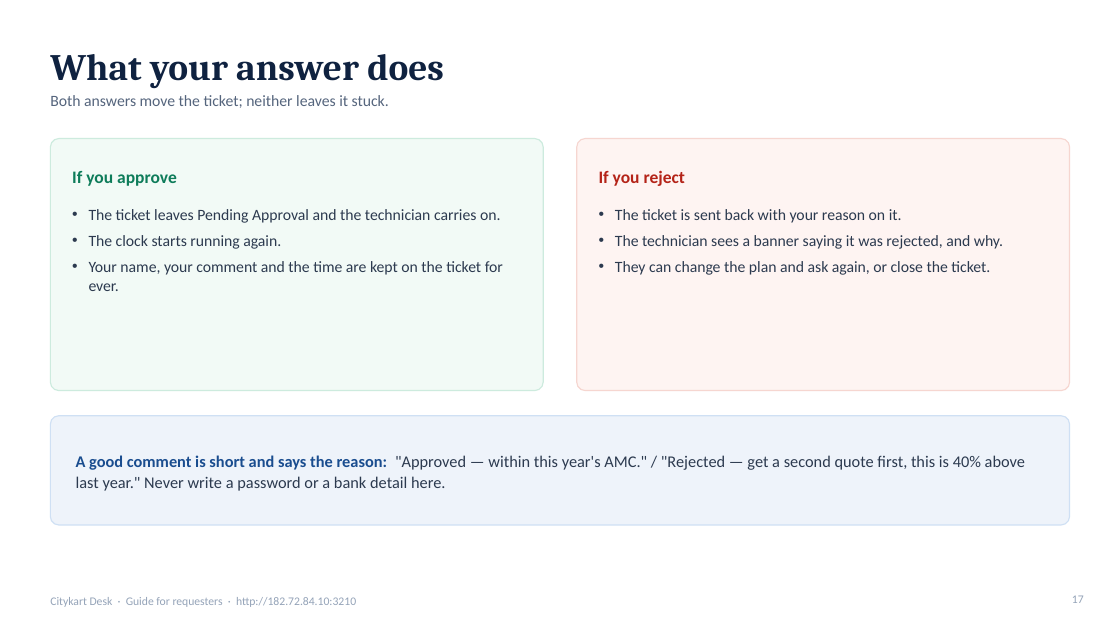
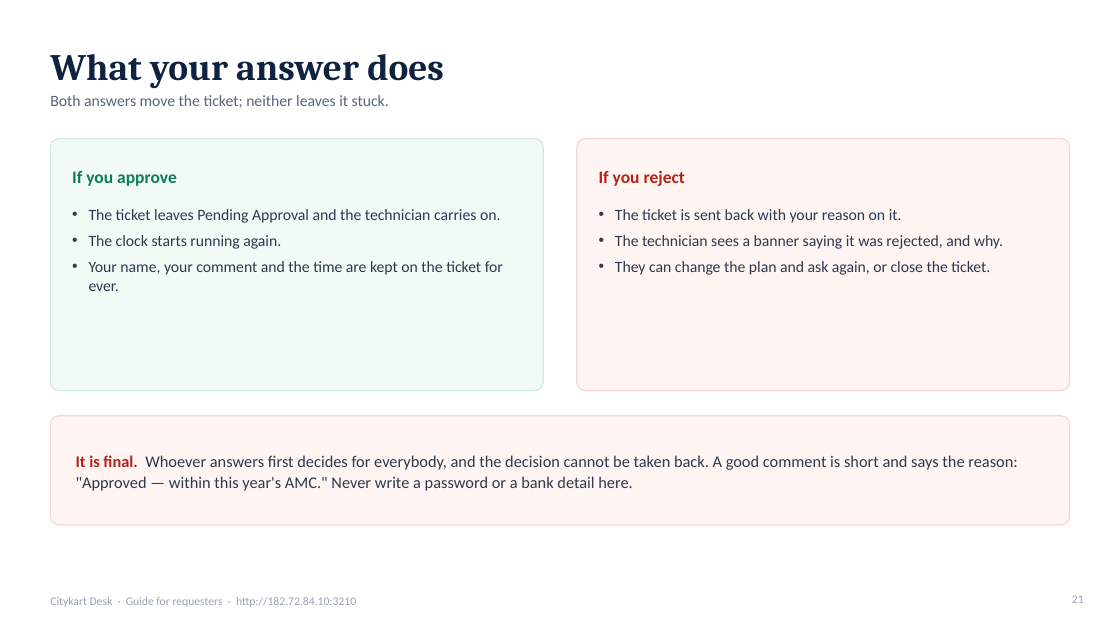
Before and after one commit to kumarsuraj84/Citykartdesk, a slide deck: slide 21 of docs/guides/CKDesk-Guide-for-Requesters.pptx (slide 17 before the commit). Drawn at 1120x630 pixels with LibreOffice and Linux fonts; fonts in the diff are those of the drawing. Boxes give left, top, right and bottom in pixels: in the first picture for what was removed or moved away, otherwise in the second. Text is boxed around its words. In the diff, an @@ line names an element or a change of style, - is before the commit and + after.

```diff
--- a/docs/guides/CKDesk-Guide-for-Requesters.pptx
+++ b/docs/guides/CKDesk-Guide-for-Requesters.pptx
@@ rounded rectangle at (x1=50, y1=416, x2=1070, y2=525): fill #EEF3FA to #FEF4F2; outline #CFE0F4 1 pt to #F6D6D0 1 pt @@
@@ text at (x1=76, y1=455, x2=1017, y2=491): text changed @@
-A good comment is short and says the reason: "Approved — within this year's AMC." / "Rejected — get a second quote first, this is 40% above last year." Never write a password or a bank detail here.
+It is final. Whoever answers first decides for everybody, and the decision cannot be taken back. A good comment is short and says the reason: "Approved — within this year's AMC." Never write a password or a bank detail here.
@@ page number at (x1=1072, y1=595, x2=1084, y2=603): text changed @@
-17
+21
```
Also in this commit, not shown: 5 other slides changed, 7 slides added, 3 slides removed, 2 other files.
